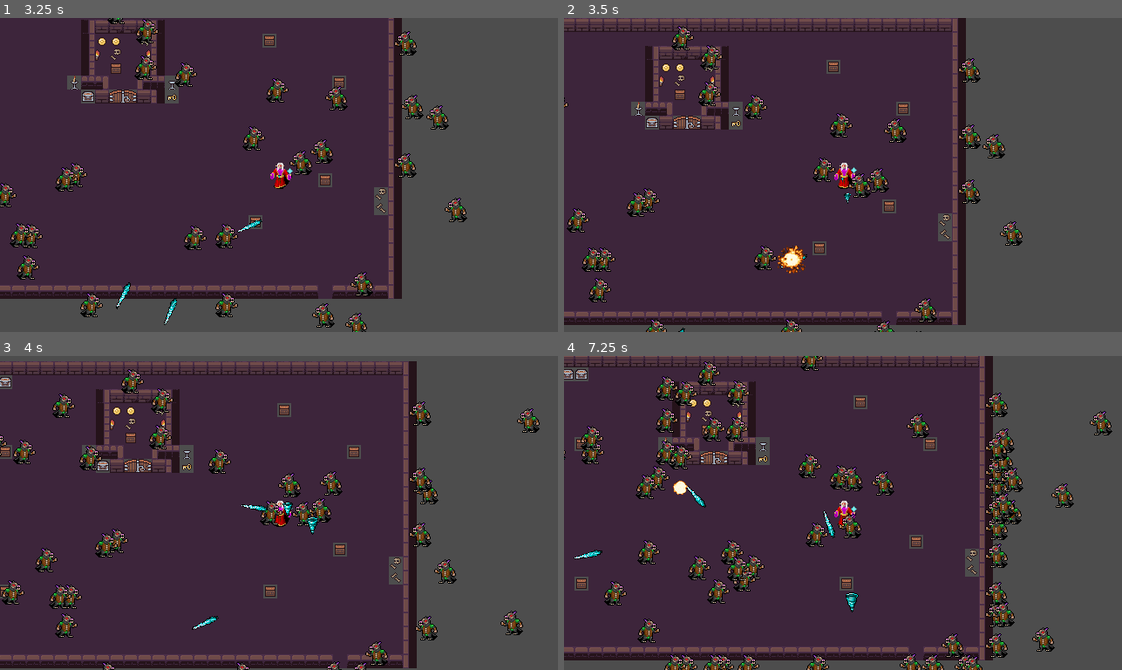
Above: before the commit, frames 1-4 (two rows, left to right).
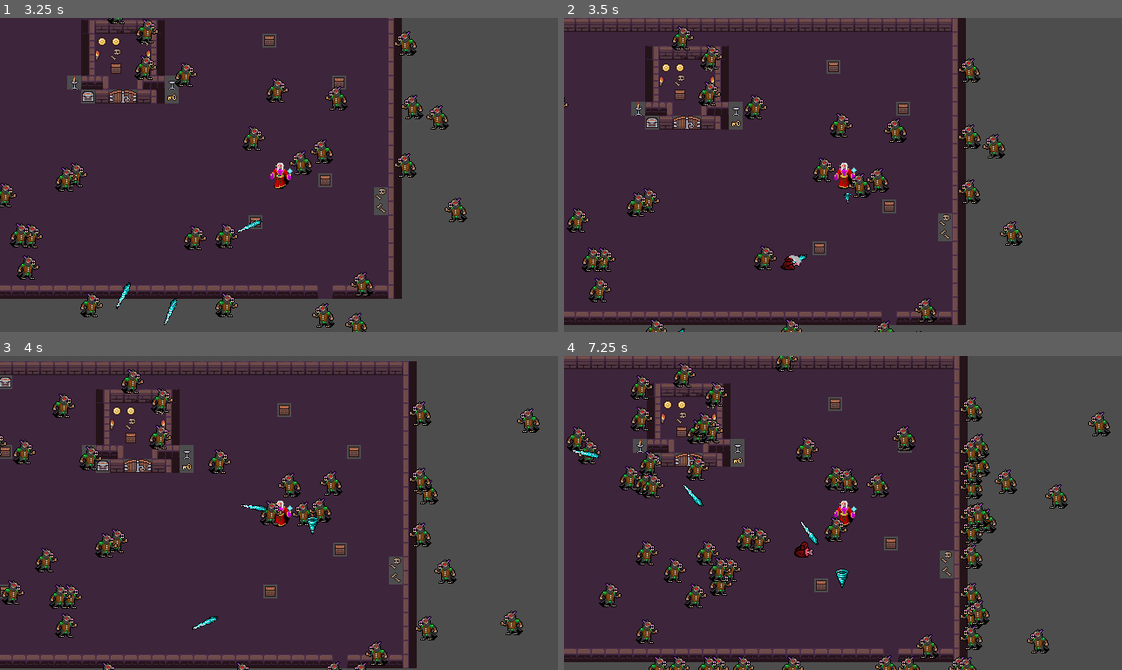
Above: after the commit, the same moments.

Repository: ryanwng/LowGround
Game: Godot game, scene res://World/world.tscn
Two runs of this game, one before a commit and one after it. Both use one fixed random seed, a clock stepped at 60 frames per second and the inputs below.
Inputs:
- Up to frame 1 (3.25 s): hold D (right) 0.53-1.28 s; tap Space (attack1) every 0.75 s from 0.6 to 2.85 s; hold S (down) 1.28-2.03 s; hold D (right) 2.03-2.78 s; hold W (up) from 2.78 s (still down)
- Up to frame 2 (3.5 s): keep holding W (up)
- Up to frame 3 (4 s): release W (up) at 3.53 s; hold A (left) from 3.53 s (still down); tap Space (attack1) at 3.6 s
- Up to frame 4 (7.25 s): tap Space (attack1) every 0.75 s from 4.35 to 6.6 s; release A (left) at 5.03 s; hold S (down) 5.03-5.78 s; hold D (right) 5.78-6.53 s; hold W (up) from 6.53 s (still down)

Frame 1 is identical in both runs. In frame 2, 0.3% of the frame differs, in the area x 38-51%, y 50-82%; in frame 3, less than 0.1%; in frame 4, 25%, in the area x 0-99%, y 0-100%.

Commit message:
sus

Diff:
--- a/Enemy/enemy.gd
+++ b/Enemy/enemy.gd
@@ -30,7 +30,7 @@
 func death():
 	emit_signal("remove_from_array",self) #Clear enemy from array
 	var enemy_death = death_anim.instantiate() #instances explosion scene
-	enemy_death.scale = sprite.scale #set explosion scale to sprite scale
+	#enemy_death.scale = sprite.scale #set explosion scale to sprite scale
 	enemy_death.global_position = global_position #set global position to enemies position
 	get_parent().call_deferred("add_child",enemy_death) #Spawn explosion on the enemy spawner
 	queue_free()
--- a/Enemy/explosion.tscn
+++ b/Enemy/explosion.tscn
@@ -1,11 +1,12 @@
 [gd_scene load_steps=7 format=3 uid="uid://24as4wo2w6hg"]
 
-[ext_resource type="Texture2D" uid="uid://j5aih4pfjwn5" path="res://Textures/Enemy/explosion_pixelfied.png" id="1_82l8u"]
+[ext_resource type="Texture2D" uid="uid://c0sy0xcpuja4n" path="res://2D Pixel Dungeon Asset Pack/SUS_DEATH_sprite.png" id="1_v8hew"]
 [ext_resource type="AudioStream" uid="uid://cypisnum2ixf0" path="res://Audio/SoundEffect/enemy_death.ogg" id="2_gbcw6"]
 [ext_resource type="Script" path="res://Enemy/explosion.gd" id="2_ibmlr"]
 
 [sub_resource type="Animation" id="Animation_k4v11"]
-length = 0.001
+length = 1.2
+loop_mode = 1
 tracks/0/type = "value"
 tracks/0/imported = false
 tracks/0/enabled = true
@@ -13,10 +14,10 @@
 tracks/0/interp = 1
 tracks/0/loop_wrap = true
 tracks/0/keys = {
-"times": PackedFloat32Array(0),
-"transitions": PackedFloat32Array(1),
+"times": PackedFloat32Array(0, 0.1, 0.2, 0.3, 0.4, 0.5, 0.6, 0.7, 0.8, 0.9, 1, 1.1),
+"transitions": PackedFloat32Array(1, 1, 1, 1, 1, 1, 1, 1, 1, 1, 1, 1),
 "update": 1,
-"values": [1]
+"values": [0, 1, 2, 3, 4, 5, 6, 7, 8, 9, 10, 11]
 }
 
 [sub_resource type="Animation" id="Animation_cqdmd"]
@@ -44,10 +45,9 @@
 
 [node name="Explosion" type="Sprite2D"]
 z_index = 1
-texture = ExtResource("1_82l8u")
-hframes = 4
-vframes = 4
-frame = 1
+scale = Vector2(0.1, 0.1)
+texture = ExtResource("1_v8hew")
+hframes = 13
 script = ExtResource("2_ibmlr")
 
 [node name="snd_explosion" type="AudioStreamPlayer2D" parent="."]
--- a/Player/Attack/tornado.gd
+++ b/Player/Attack/tornado.gd
@@ -47,8 +47,9 @@
 	var final_speed = speed
 	speed = speed/5.0
 	initial_tween.tween_property(self,"speed",final_speed,6).set_trans(Tween.TRANS_QUINT).set_ease(Tween.EASE_OUT) #Increase speed as it exists 6 secs
+	initial_tween.play()
 
-	var tween = create_tween()
+	var tween = create_tween() #Where the tween goes
 	var set_angle = randi_range(0,1)
 	if set_angle == 1:
 		angle = angle_less
@@ -68,3 +69,62 @@
 func _on_timer_timeout():
 	emit_signal("remove_from_array",self)
 	queue_free()
+
+
+#var time: float = 0
+#var level = 1
+#var hp = 9999
+#var speed = 100.0
+#var damage = 5
+#var attack_size = 1.0
+#var knockback_amount = 100
+#
+#var last_movement = Vector2.ZERO
+#var angle = Vector2.ZERO
+#var angle_less = Vector2.ZERO
+#var angle_more = Vector2.ZERO
+#
+#@export_range(1, 1000) var frequency := 8.0
+#@export_range(1, 1000) var amplitude := 100.0
+#@export_range(1, 1000) var initial_boost := 150
+#@export_range(0, 360) var wave_offset := 0.0
+#@export_range(1, 1000) var length_multiplier := 15.0
+#@export var num_of_points := 1200
+#@export var spawn_point := Vector2(50, 150)
+#
+#@onready var player = get_tree().get_first_node_in_group("player")
+#@onready var timer := $Timer as Timer
+#
+#signal remove_from_array(object)
+#
+#func _ready() -> void:
+	##assert(timer.timeout.connect(_on_timer_timeout) == OK)
+	#match level:
+		#1:
+			#hp = 9999
+			#speed = 200.0
+			#damage = 5
+			#knockback_amount = 100
+			#attack_size = 1.0
+	#
+	#var initial_tween = create_tween().set_parallel(true)
+	#initial_tween.tween_property(self,"scale",Vector2(1,1)*attack_size,3).set_trans(Tween.TRANS_QUINT).set_ease(Tween.EASE_OUT) #Increase size as it exists 3 secs
+	#var final_speed = speed
+	#speed = speed/5.0
+	#initial_tween.tween_property(self,"speed",final_speed,6).set_trans(Tween.TRANS_QUINT).set_ease(Tween.EASE_OUT) #Increase speed as it exists 6 secs
+	#initial_tween.play()
+	#get_parent().rotation = last_movement.angle() # set the rotation of the parent to the player direction
+	#rotation -= last_movement.angle() # reset the rotation of the sprite irrespective of the parent
+	#
+#
+#
+#func _physics_process(delta: float) -> void:
+	#time += delta
+	#var movement := sin(time * frequency + wave_offset) * ((amplitude * time) + initial_boost)
+	#position.y += movement * delta
+	#position.x += speed * delta
+#
+#
+#func _on_timer_timeout() -> void:
+	#remove_from_array.emit("remove_from_array",self)
+	#queue_free()
--- a/Player/Attack/tornado.tscn
+++ b/Player/Attack/tornado.tscn
@@ -29,4 +29,6 @@
 stream = ExtResource("3_cjv15")
 autoplay = true
 
+[node name="Node" type="Node" parent="."]
+
 [connection signal="timeout" from="Timer" to="." method="_on_timer_timeout"]
--- a/Player/Player.gd
+++ b/Player/Player.gd
@@ -23,7 +23,7 @@
 var icespear_level = 1
 
 #Tornado
-var tornado_ammo = 1
+var tornado_ammo = 0
 var tornado_baseammo = 1 #increases number spawned in
 var tornado_attackspeed = 3
 var tornado_level = 1
@@ -95,13 +95,13 @@
 		#return Vector2.UP
 
 func _on_tornado_timer_timeout():
-	tornado_ammo += tornado_baseammo
-	tornadoAttackTimer.start()
+	tornado_ammo += tornado_baseammo #reload ammo for tornado
+	tornadoAttackTimer.start() #start tornado attack timer
 
 
 func _on_tornado_attack_timer_timeout():
 	if tornado_ammo > 0:
-		var tornado_attack = tornado.instantiate()
+		var tornado_attack = tornado.instantiate() #Spawns tornado
 		tornado_attack.position = position
 		tornado_attack.last_movement = last_movement
 		tornado_attack.level = tornado_level
Binary file added: 2D Pixel Dungeon Asset Pack/SUS_DEATH_sprite.png
Not shown, added: 2D Pixel Dungeon Asset Pack/SUS_DEATH_sprite.png.import
